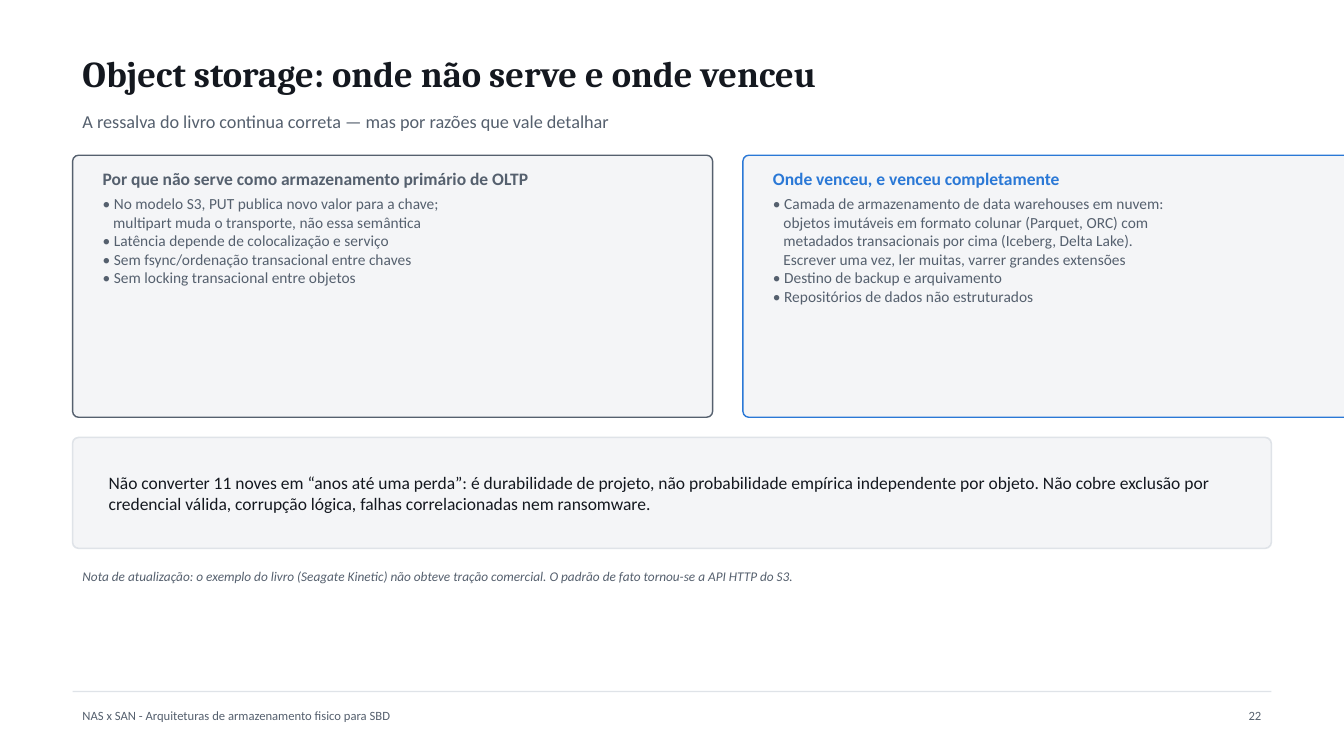
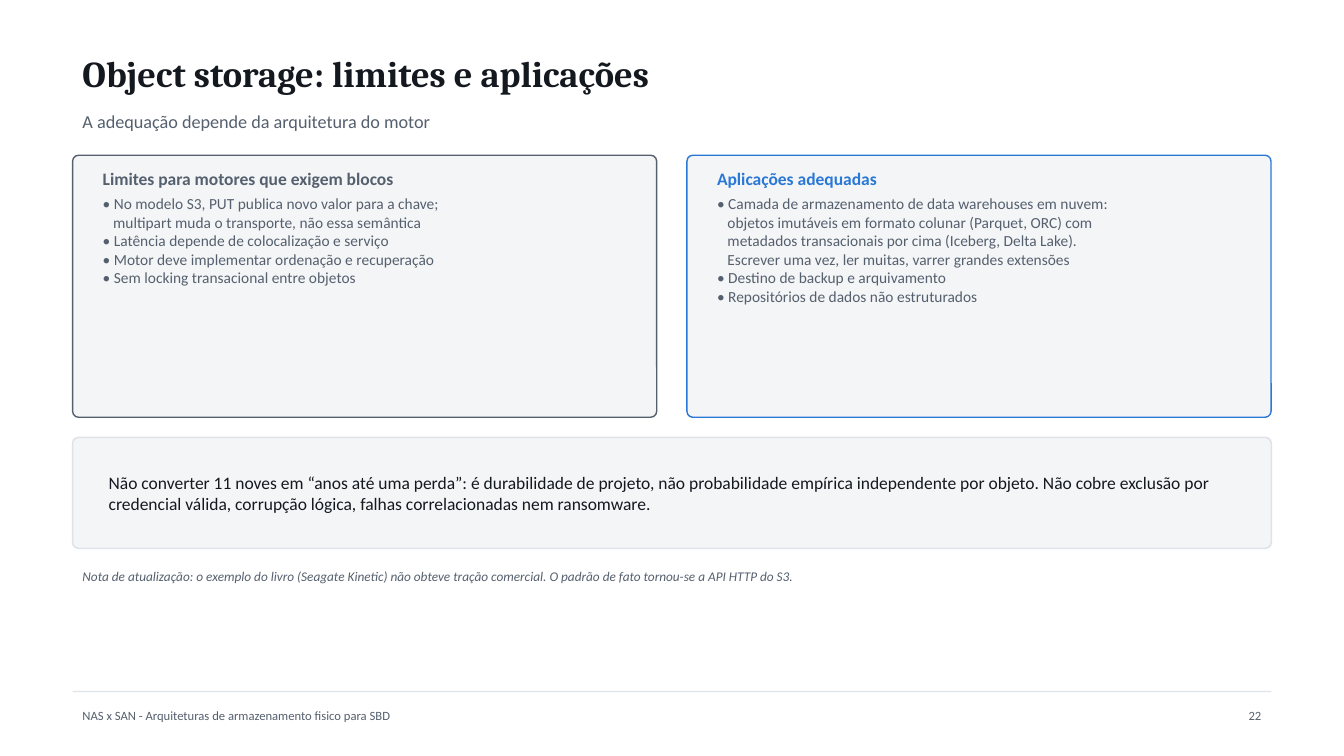
Before and after one commit to guilherme-hu/Trabalho-CBD, a slide deck: slide 23 of NAS, SAN e AST/Slides_NAS_SAN_Armazenamento_SBD.pptx. Drawn at 1344x756 pixels with LibreOffice and Linux fonts; fonts in the diff are those of the drawing. Boxes give left, top, right and bottom in pixels: in the first picture for what was removed or moved away, otherwise in the second. Text is boxed around its words. In the diff, an @@ line names an element or a change of style, - is before the commit and + after.

Commit message:
Revisa entregas de Storage e NAS/SAN/AST
Corrige unidades, preços e afirmações técnicas dos relatórios.

Enxuga e regenera PDFs, apresentações e gráficos, preservando os requisitos dos enunciados.

Fortalece os verificadores de consistência e normaliza a estrutura dos arquivos PPTX.

```diff
--- a/NAS, SAN e AST/Slides_NAS_SAN_Armazenamento_SBD.pptx
+++ b/NAS, SAN e AST/Slides_NAS_SAN_Armazenamento_SBD.pptx
@@ text at (82, 61, 649, 95): text changed @@
-Object storage: onde não serve e onde venceu
+Object storage: limites e aplicações
@@ text at (82, 115, 430, 131): text changed @@
-A ressalva do livro continua correta — mas por razões que vale detalhar
+A adequação depende da arquitetura do motor
@@ rounded rectangle: place and size @@
-rounded rectangle at (73, 155, 713, 417)
+rounded rectangle at (73, 155, 656, 417)
@@ text at (103, 172, 394, 188): text changed @@
-Por que não serve como armazenamento primário de OLTP
+Limites para motores que exigem blocos
@@ rounded rectangle: place and size @@
-rounded rectangle at (743, 155, 1344, 417)
+rounded rectangle at (688, 155, 1271, 417)
@@ text at (717, 172, 877, 188): text changed @@
-Onde venceu, e venceu completamente
+Aplicações adequadas
@@ text "• Camada de armazenamento de ...": place and size @@
-text "• Camada de armazenamento de ..." at (783, 198, 1163, 305)
+text "• Camada de armazenamento de ..." at (727, 198, 1107, 305)
@@ text at (114, 254, 434, 268): text changed @@
-• Sem fsync/ordenação transacional entre chaves
+• Motor deve implementar ordenação e recuperação
```
Also in this commit, not shown: 14 other slides changed, 1 slide removed, 19 other files.
